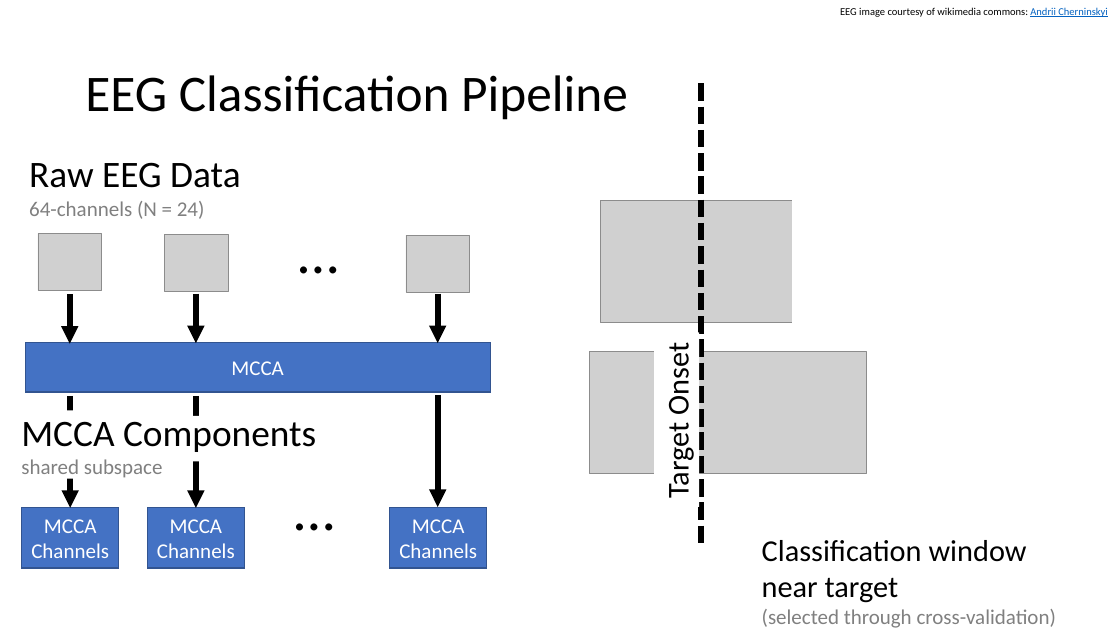
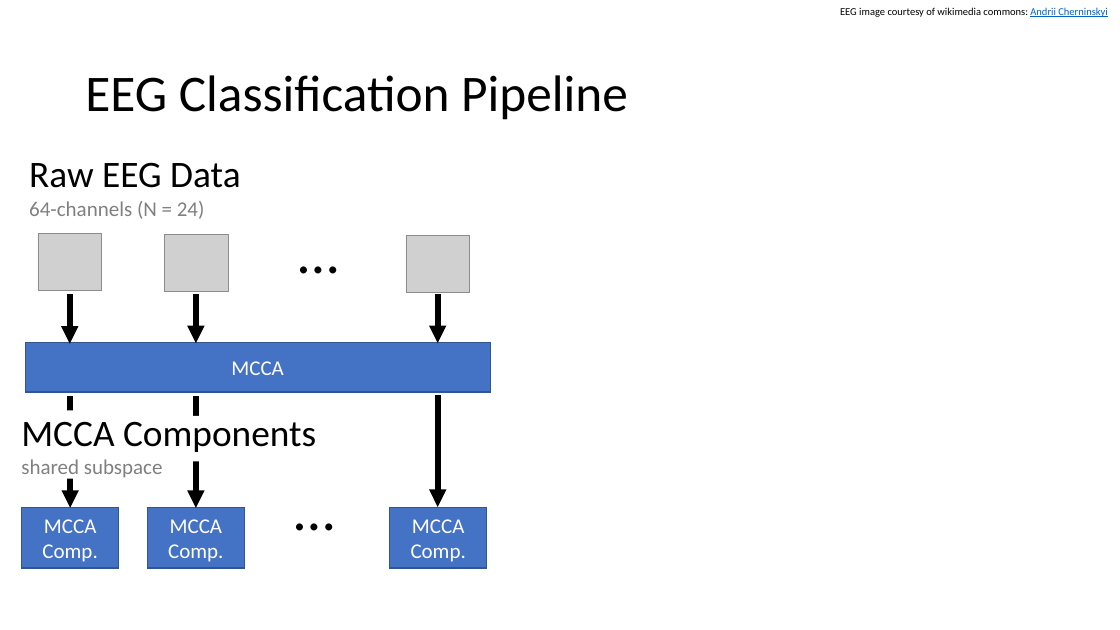
Before and after one commit to haberdashPI/german_track, a slide deck: slide 51 of presentations/ARO_2021/adapting_auditory_attention.pptx (slide 44 before the commit). Drawn at 1120x630 pixels with LibreOffice and Linux fonts; fonts in the diff are those of the drawing; grey boxes stand for pictures. Boxes give left, top, right and bottom in pixels: in the first picture for what was removed or moved away, otherwise in the second. Text is boxed around its words. In the diff, an @@ line names an element or a change of style, - is before the commit and + after.

```diff
--- a/presentations/ARO_2021/adapting_auditory_attention.pptx
+++ b/presentations/ARO_2021/adapting_auditory_attention.pptx
@@ line removed from (702, 83) to (702, 547) @@
@@ picture removed at bbox=[600, 201, 995, 323] @@
@@ rectangle removed at bbox=[792, 185, 1069, 333] @@
@@ picture removed at bbox=[589, 352, 866, 474] @@
@@ rectangle removed at bbox=[655, 333, 700, 507] @@
-Target Onset
@@ text in rectangle at bbox=[42, 519, 97, 562]: text changed @@
-MCCA Channels
+MCCA Comp.
@@ text in rectangle at bbox=[168, 519, 223, 562]: text changed @@
-MCCA Channels
+MCCA Comp.
@@ text in rectangle at bbox=[411, 519, 466, 562]: text changed @@
-MCCA Channels
+MCCA Comp.
@@ text removed at bbox=[762, 540, 1056, 628] @@
-Classification window
-near target
-(selected through cross-validation)
```
Also in this commit, not shown: 5 other slides changed, 11 slides added.
